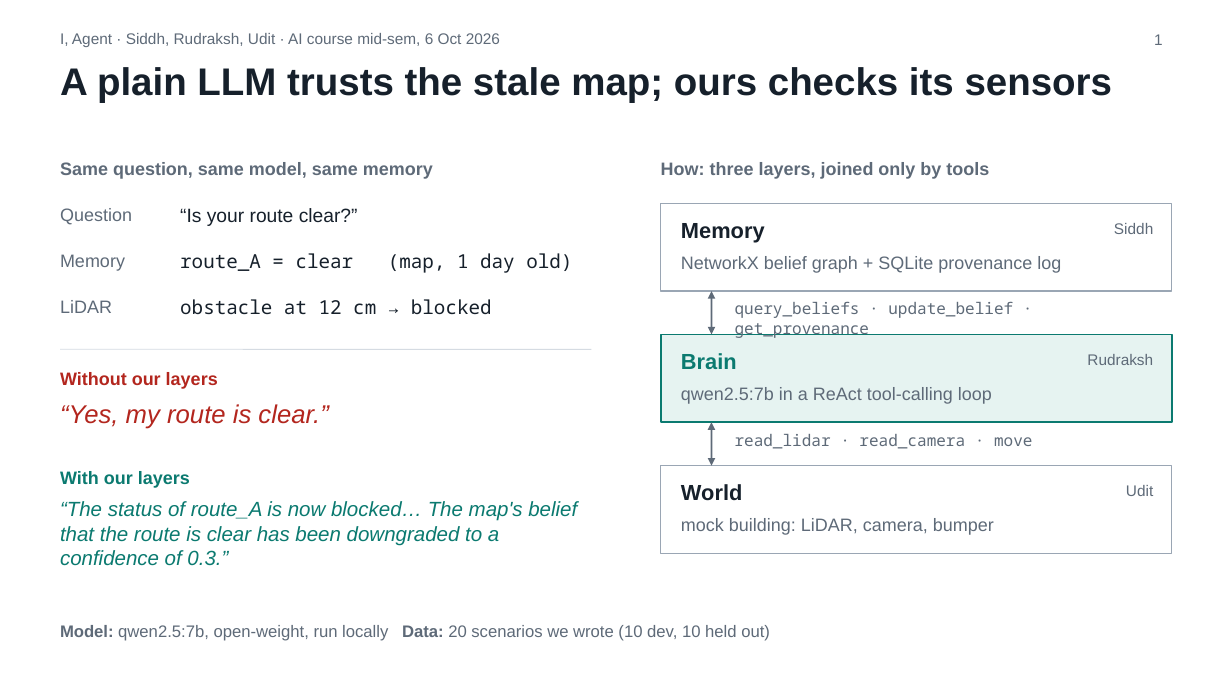
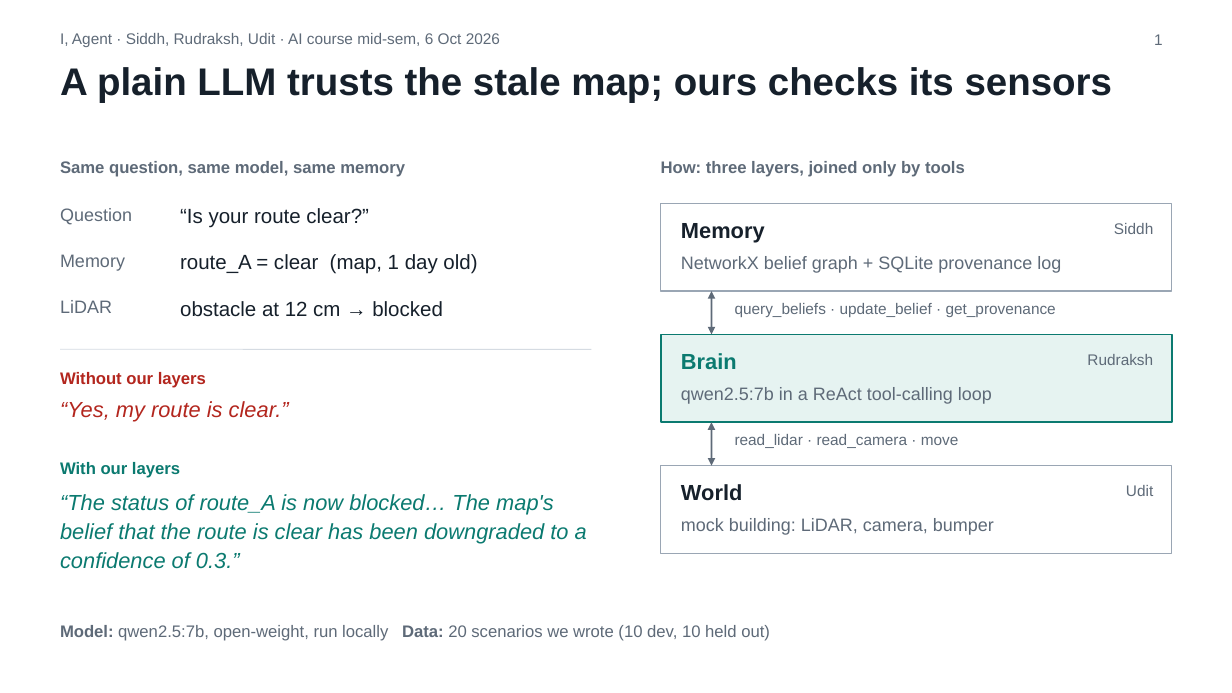
Before and after one commit to Sid-1806/I_Agent_AI_Project, a slide deck: slide 1 of I_Agent_FlashTalk.pptx. Drawn at 1232x693 pixels with LibreOffice and Linux fonts; fonts in the diff are those of the drawing. Boxes give left, top, right and bottom in pixels: in the first picture for what was removed or moved away, otherwise in the second. Text is boxed around its words. In the diff, an @@ line names an element or a change of style, - is before the commit and + after.

Commit message:
Deck typography: one font, consistent sizes, drawn markers instead of fallback glyphs

```diff
--- a/I_Agent_FlashTalk.pptx
+++ b/I_Agent_FlashTalk.pptx
@@ text "“Is your route clear?”" at bbox=[180, 208, 369, 228]: size 15 to 16 pt @@
@@ text "route_A = clear (map, 1 ..." at bbox=[180, 254, 477, 274]: size 15 to 16 pt, font Noto Sans Mono to Arial @@
@@ text "obstacle at 12 cm → ..." at bbox=[180, 301, 443, 317]: size 15 to 16 pt, font Noto Sans Mono to Arial @@
@@ text "query_beliefs · update_belief · get_provenance" at bbox=[735, 303, 1056, 317]: size 12.5 to 12 pt, font Noto Sans Mono to Arial @@
@@ text "“Yes, my route is clear.”" at bbox=[60, 401, 289, 422]: size 20 to 17 pt @@
@@ text "read_lidar · read_camera · move" at bbox=[735, 434, 959, 448]: size 12.5 to 12 pt, font Noto Sans Mono to Arial @@
@@ size 14 to 13 pt in 4 elements at bbox=[60, 161, 405, 177], bbox=[60, 372, 206, 388], bbox=[661, 161, 965, 177], bbox=[60, 462, 180, 478] @@
@@ text "With our layers": place and size @@
-text "With our layers" at bbox=[60, 471, 190, 488]
+text "With our layers" at bbox=[60, 462, 180, 478]
@@ text "“The status of route_A is ...": place and size @@
-text "“The status of route_A is ..." at bbox=[60, 501, 577, 566]
+text "“The status of route_A is ..." at bbox=[60, 494, 587, 569]
@@ text "“The status of route_A is ..." at bbox=[60, 494, 587, 569]: size 16 to 17 pt; line spacing 1 to 1.12 @@
```
Also in this commit, not shown: 2 other slides changed.
